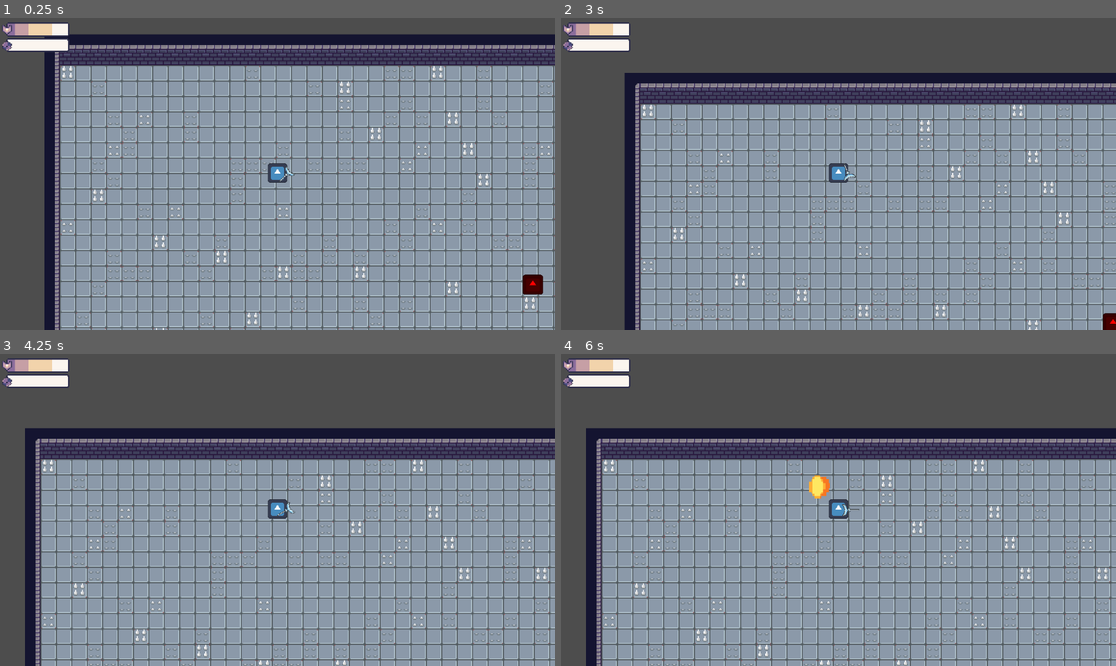
Above: before the commit, frames 1-4 (two rows, left to right).
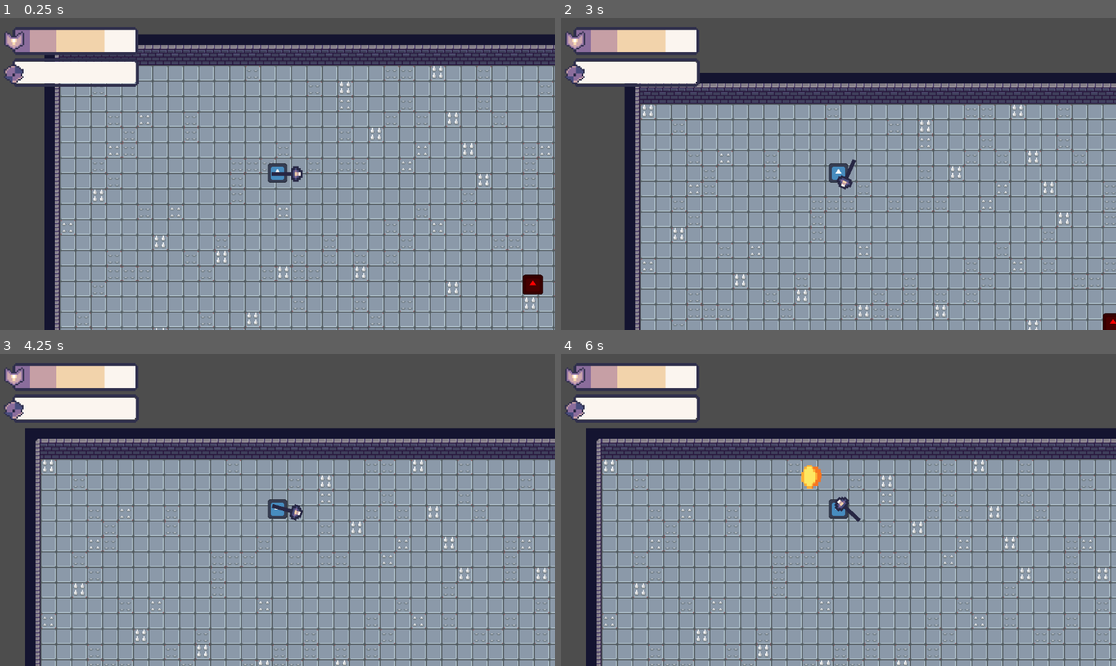
Above: after the commit, the same moments.

Repository: chabsseu/Stauffs-and-Magic
Game: Godot game, scene res://Scenes/Floors/test_world.tscn
The game is run twice, just before and just after one commit, with the same random seed, the same clock (stepped at 60 frames per second) and the same inputs. The engine's default icon, where the game draws it, is replaced by a stand-in: a white triangle on a blue panel in a dark square.
Inputs (mouse positions are in pixels of both pictures, inside the frame that each line leads up to):
- Up to frame 1 (0.25 s): no input
- Up to frame 2 (3 s): tap Enter at 0.5, 2 s; move the mouse to (960, 158) at 0.52 s; tap A (A) at 0.6, 2.3, 2.85 s; tap D (D) at 0.8, 1.35 s; tap Space at 1.25, 2.75 s; move the mouse to (727, 189) at 1.27 s; tap W (W) at 1.55, 2.1 s; move the mouse to (894, 105) at 2.02 s; move the mouse to (810, 236) at 2.77 s
- Up to frame 3 (4.25 s): tap D (D) at 3.05, 3.6 s; tap Enter at 3.5 s; move the mouse to (444, 556) at 3.52 s; tap W (W) at 3.8 s
- Up to frame 4 (6 s): tap Space at 4.25 s; move the mouse to (672, 463) at 4.27 s; tap S (S) at 4.35 s; tap A (A) at 4.55 s; move the mouse to (866, 510) at 5.02 s; tap W (W) at 5.1 s; tap D (D) at 5.3 s; move the mouse to (755, 432) at 5.77 s; click (755, 432) at 5.85 s

The runs differ from the first frame. In frame 1, 4.2% of the frame differs, in the area x 0-55%, y 1-53%; in frame 2, 4.4%; in frame 3, 4.4%; in frame 4, 4.8%, in the area x 0-55%, y 1-54%.

Commit message:
Refactor health and armor UI and weapon scenes
- Updated offsets and zoom levels in health_armor.tscn editor state.
- Adjusted node folding structure in health_armor.tscn.
- Modified recent files and directories in project metadata for better organization.
- Changed script editor cache settings for improved usability.
- Updated selected nodes in test_staff.tscn editor state.
- Added enemy group to scene groups cache for test_enemy.tscn.
- Updated recent directories to reflect new asset organization.
- Changed scale and transform properties in health_armor.tscn.
- Updated texture resource for test_staff.tscn and adjusted scale.
- Created new Ice_Staff and Normal_Staff scenes with appropriate editor states and folding configurations.
- Added staff_maker and staff_pickup scenes with editor states and folding configurations.
- Imported normal_staff.png and updated associated metadata and dependencies.

Diff:
--- a/Scenes/UI/health_armor.tscn
+++ b/Scenes/UI/health_armor.tscn
@@ -8,6 +8,8 @@
 [ext_resource type="Script" uid="uid://behc1jc3y06km" path="res://Scripts/UI/health.gd" id="5_eexy7"]
 
 [node name="Health&Armor" type="CanvasLayer"]
+scale = Vector2(2, 2)
+transform = Transform2D(2, 0, 0, 2, 0, 0)
 
 [node name="Armor" type="TextureProgressBar" parent="."]
 offset_left = 1.0
--- a/Scenes/Weapon/test_staff.tscn
+++ b/Scenes/Weapon/test_staff.tscn
@@ -1,14 +1,14 @@
 [gd_scene load_steps=3 format=3 uid="uid://cl3xm1es46wnb"]
 
-[ext_resource type="Texture2D" uid="uid://d0gvnj36e5agw" path="res://Assets/Weapon/ice staff.png" id="1_7usvd"]
 [ext_resource type="Script" uid="uid://cr5lsg2sodioj" path="res://Scripts/Weapon/test_staff.gd" id="2_e4o7g"]
+[ext_resource type="Texture2D" uid="uid://b7bm7x0epeu6v" path="res://Assets/Weapon/normal_staff.png" id="2_rnpqn"]
 
 [node name="test_staff" type="Node2D"]
-scale = Vector2(0.7, 0.7)
+scale = Vector2(2, 2)
 script = ExtResource("2_e4o7g")
 
 [node name="Sprite2D" type="Sprite2D" parent="."]
-texture = ExtResource("1_7usvd")
+texture = ExtResource("2_rnpqn")
 
 [node name="Marker2D" type="Marker2D" parent="."]
-position = Vector2(4, -4)
+position = Vector2(8, 0)
Binary file added: Assets/Weapon/normal_staff.png
Not shown, added: Assets/Weapon/normal_staff.png.import
